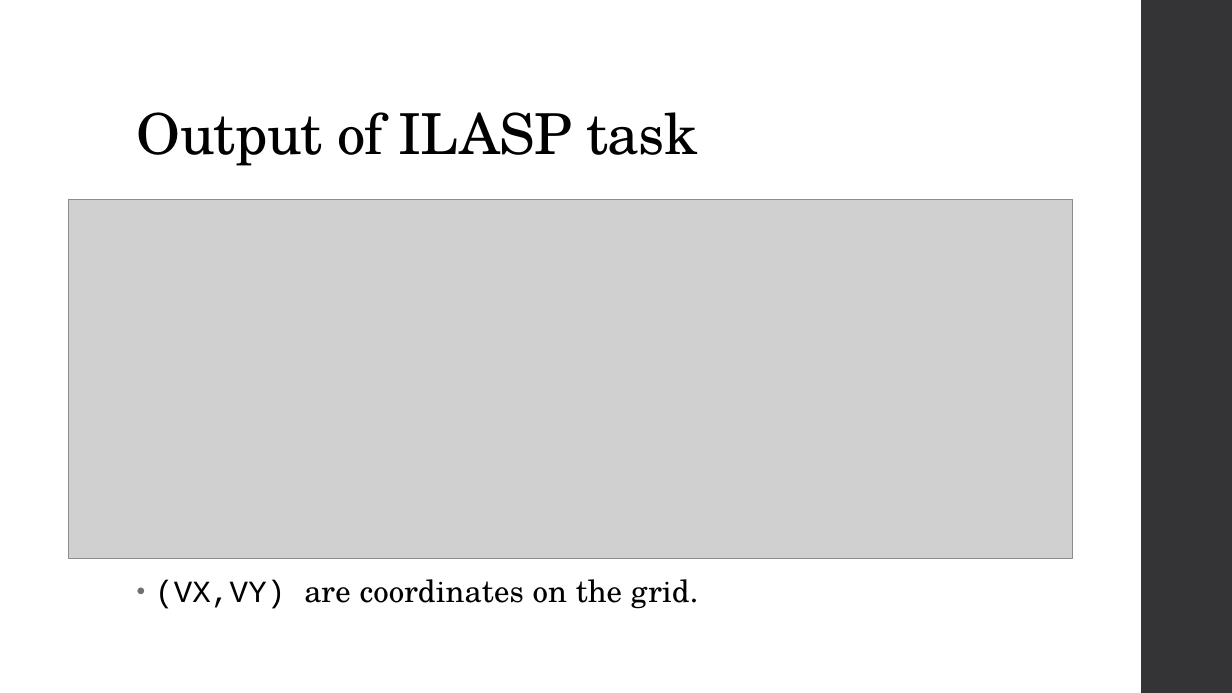
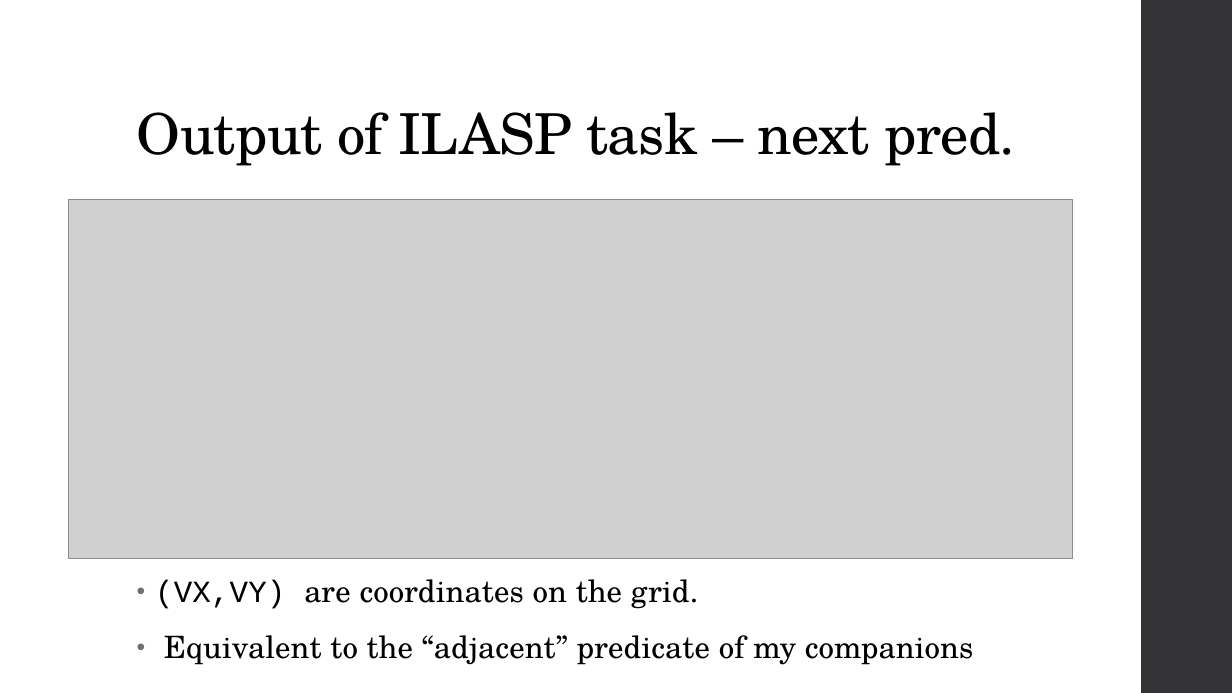
Before and after one commit to Alex-Dell1/ATAI_Maze_Project, a slide deck: slide 27 of ATAI_Presentation.pptx. Drawn at 1232x693 pixels with LibreOffice and Linux fonts; fonts in the diff are those of the drawing; grey boxes stand for pictures; background and template pictures are left out. Boxes give left, top, right and bottom in pixels: in the first picture for what was removed or moved away, otherwise in the second. Text is boxed around its words. In the diff, an @@ line names an element or a change of style, - is before the commit and + after.

Commit message:
Mods on presentation - ilasp part

```diff
--- a/ATAI_Presentation.pptx
+++ b/ATAI_Presentation.pptx
@@ title at bbox=[137, 112, 1015, 166]: text changed @@
-Output of ILASP task
+Output of ILASP task – next pred.
@@ text at bbox=[164, 635, 973, 665]: paragraph added @@
+• Equivalent to the “adjacent” predicate of my companions
```
Also in this commit, not shown: 3 other slides changed, 5 slides added, 1 other file.
